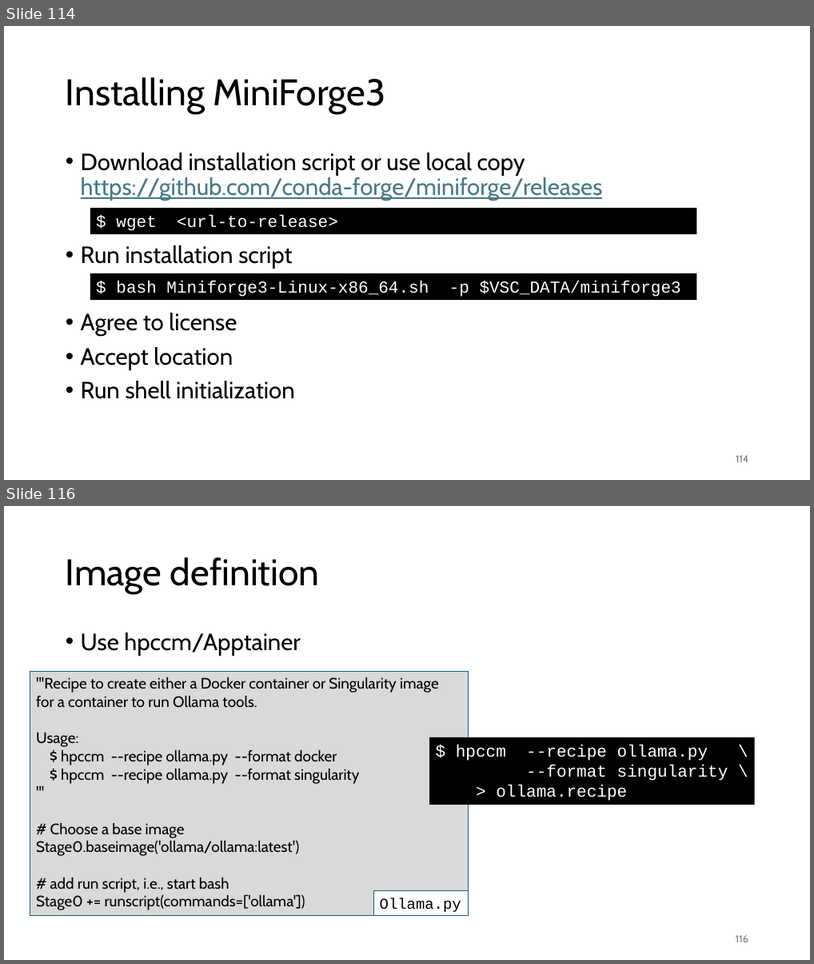
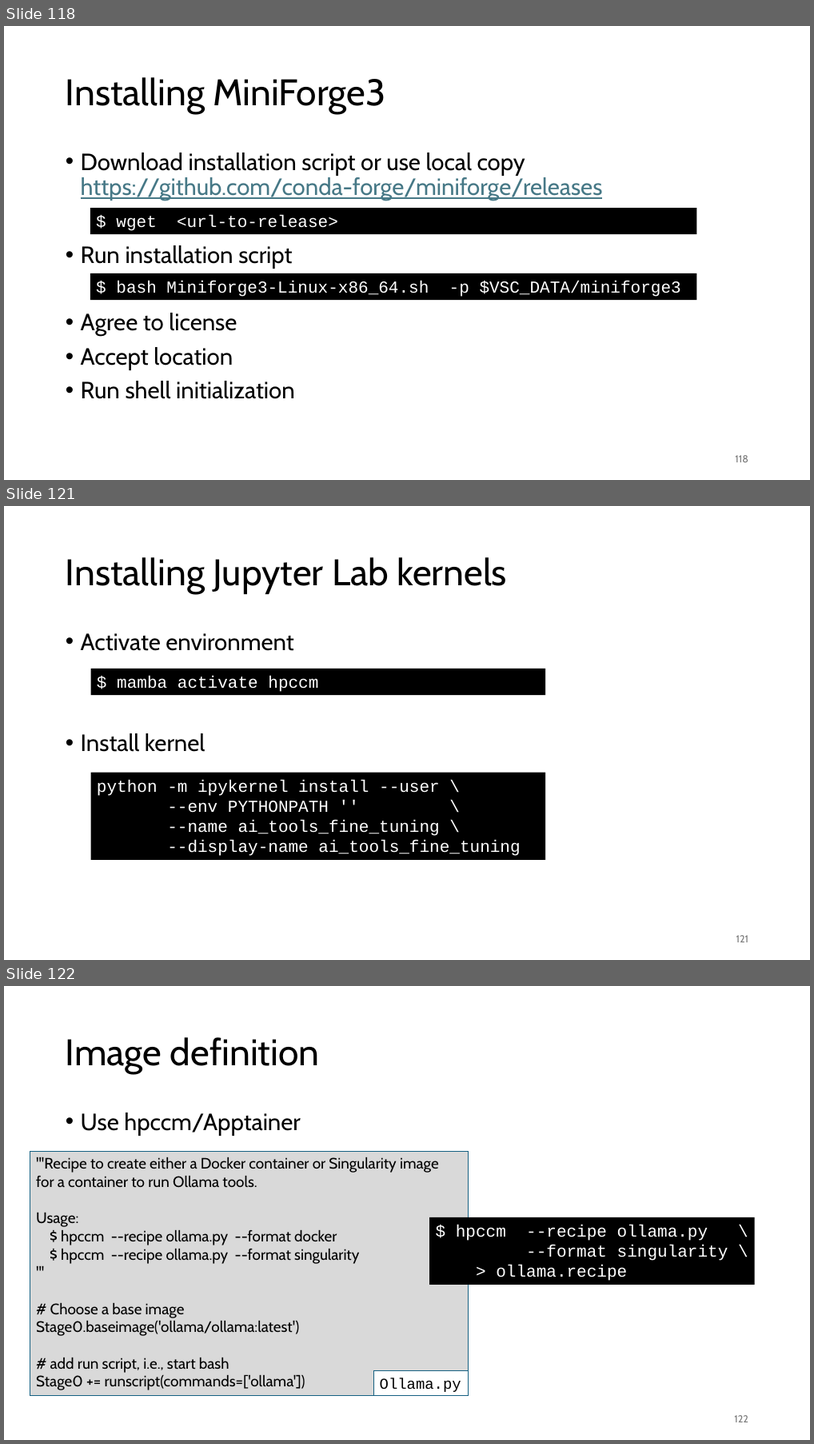
Before and after one commit to gjbex/Deploying-LLMs-locally, a slide deck: local_LLMs.pptx. Shown one above the other, each under a label of ours: slides 114 and 116 before the commit, slides 118, 121 and 122 after it; the slides between them are not shown. The pictures are 814x964 and 814x1444 pixels, drawn with LibreOffice and Linux fonts; fonts in the diff are those of the drawing. Boxes give left, top, right and bottom in pixels: in the first picture for what was removed or moved away, otherwise in the second. Text is boxed around its words. In the diff, an @@ line names an element or a change of style, - is before the commit and + after.

Commit message:
Add slides on kernel installation

```diff
--- a/local_LLMs.pptx
+++ b/local_LLMs.pptx
@@ slide 121 added at [4,506,810,960], background #FFFFFF @@
@@ title added at [66,557,507,594], 44 pt, text #000000 @@
+Installing Jupyter Lab kernels
@@ text added at [81,633,294,752], 28 pt, text #000000 @@
+• Activate environment
+• Install kernel
@@ rectangle added at [91,668,546,696], fill #000000, 20 pt, text #FFFFFF @@
+$ mamba activate hpccm
@@ rectangle added at [91,772,546,860], fill #000000, 20 pt, text #FFFFFF @@
+python -m ipykernel install --user \
+--env PYTHONPATH '' \
+--name ai_tools_fine_tuning \
+--display-name ai_tools_fine_tuning
@@ page number added at [737,935,750,942], 12 pt, text #797979 @@
+121
@@ what was slide 114 is now slide 118 @@
@@ page number at [735,455,749,462]: text changed @@
-114
+118
@@ what was slide 116 is now slide 122 @@
@@ page number at [734,1415,749,1422]: text changed @@
-116
+122
```
Also in this commit, not shown: 2 slides changed, 2 other slides added.
